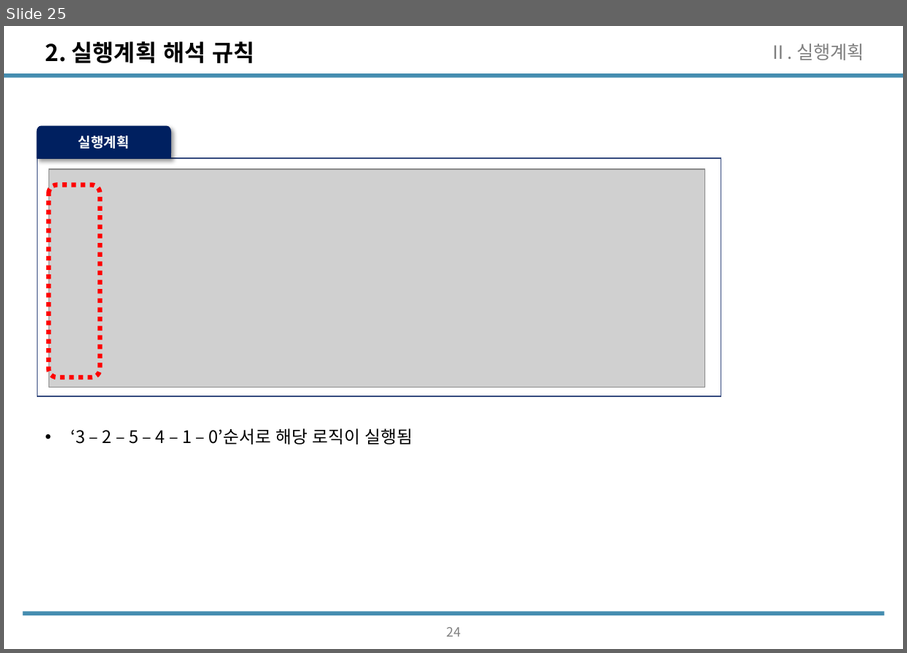
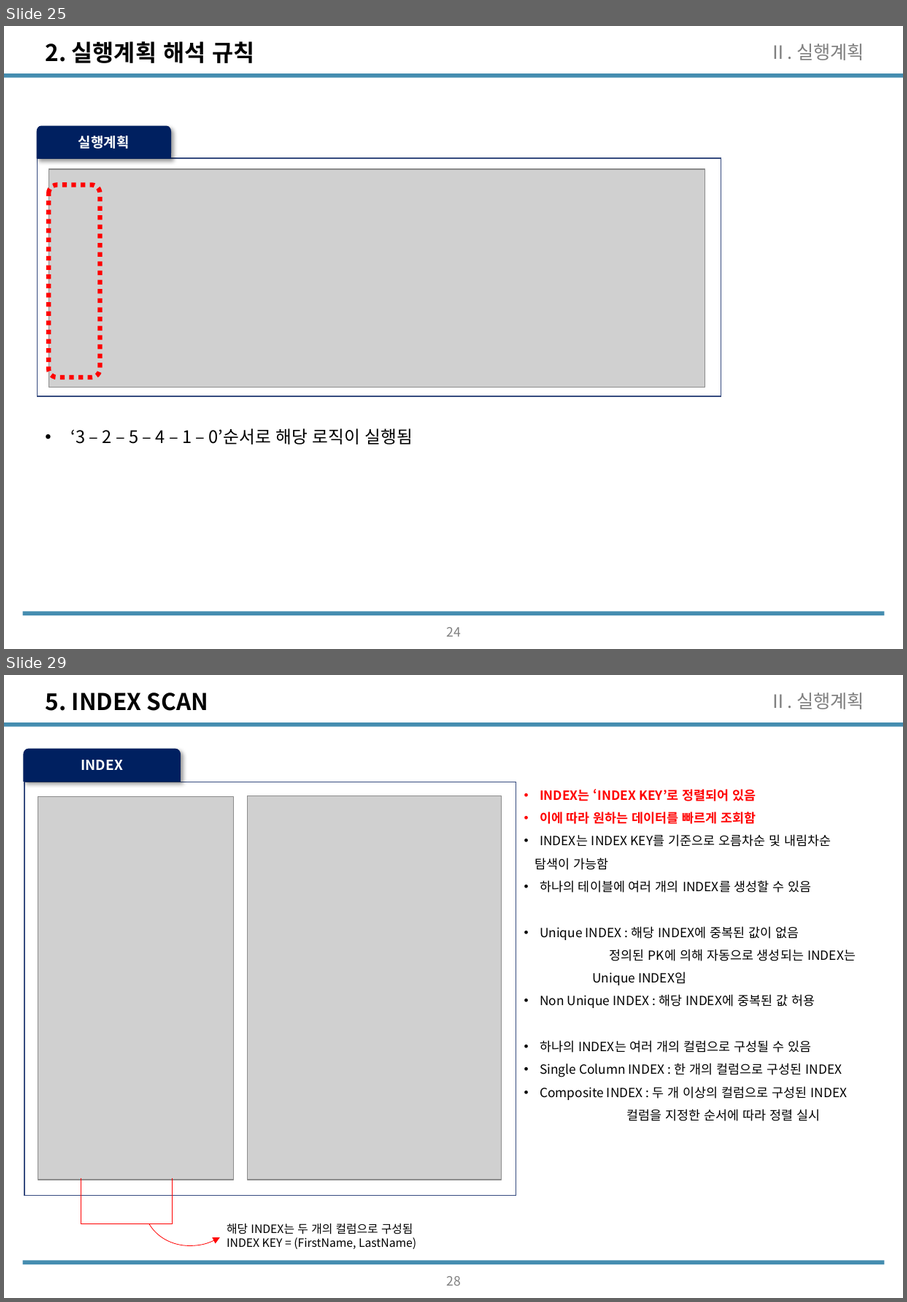
Before and after one commit to wooseok1152/SQL, a slide deck: SQL_seminar/SQL중상급활용_CH2.pptx. Shown one above the other, each under a label of ours: slide 25 before the commit, slides 25 and 29 after it; the slides between them are not shown. The pictures are 907x653 and 907x1302 pixels, drawn with LibreOffice and Linux fonts; fonts in the diff are those of the drawing; grey boxes stand for pictures. Boxes give left, top, right and bottom in pixels: in the first picture for what was removed or moved away, otherwise in the second. Text is boxed around its words. In the diff, an @@ line names an element or a change of style, - is before the commit and + after.

```diff
--- a/SQL_seminar/SQL중상급활용_CH2.pptx
+++ b/SQL_seminar/SQL중상급활용_CH2.pptx
@@ slide 29 added at <box>4,675,903,1298</box>, background #FFFFFF; not listed: 2 template elements that a slide beside it also shows @@
@@ title added at <box>46,693,208,711</box>, 20 pt, text #000000, bold @@
+5. INDEX SCAN
@@ text added at <box>769,693,865,709</box>, 16 pt, text #808080 @@
+Ⅱ. 실행계획
@@ group added at <box>24,749,516,1195</box>: 2 pictures, 1 rectangle, 1 freeform shape @@
+INDEX
@@ text added at <box>535,789,856,1121</box>, 11 pt, text #000000 @@
+• INDEX는 ‘INDEX KEY’로 정렬되어 있음
+• 이에 따라 원하는 데이터를 빠르게 조회함
+• INDEX는 INDEX KEY를 기준으로 오름차순 및 내림차순
+탐색이 가능함
+• 하나의 테이블에 여러 개의 INDEX를 생성할 수 있음
+• Unique INDEX : 해당 INDEX에 중복된 값이 없음
+정의된 PK에 의해 자동으로 생성되는 INDEX는
+Unique INDEX임
+• Non Unique INDEX : 해당 INDEX에 중복된 값 허용
+• 하나의 INDEX는 여러 개의 컬럼으로 구성될 수 있음
+• Single Column INDEX : 한 개의 컬럼으로 구성된 INDEX
+• Composite INDEX : 두 개 이상의 컬럼으로 구성된 INDEX
+컬럼을 지정한 순서에 따라 정렬 실시
@@ arc (boxed as its full ellipse) added at <box>125,1128,267,1265</box>, outline #FF0000 0.5 pt @@
@@ line added from (81, 1178) to (81, 1223), #FF0000 0.5 pt @@
@@ line added from (173, 1178) to (173, 1223), #FF0000 0.5 pt @@
@@ line added from (81, 1223) to (173, 1223), #FF0000 0.5 pt @@
@@ text added at <box>227,1223,416,1249</box>, 10 pt, text #000000 @@
+해당 INDEX는 두 개의 컬럼으로 구성됨
+INDEX KEY = (FirstName, LastName)
@@ page number added at <box>446,1276,460,1285</box>, 11.1 pt, text #808080 @@
+28
```
Also in this commit, not shown: 6 slides changed, 2 other slides added.
